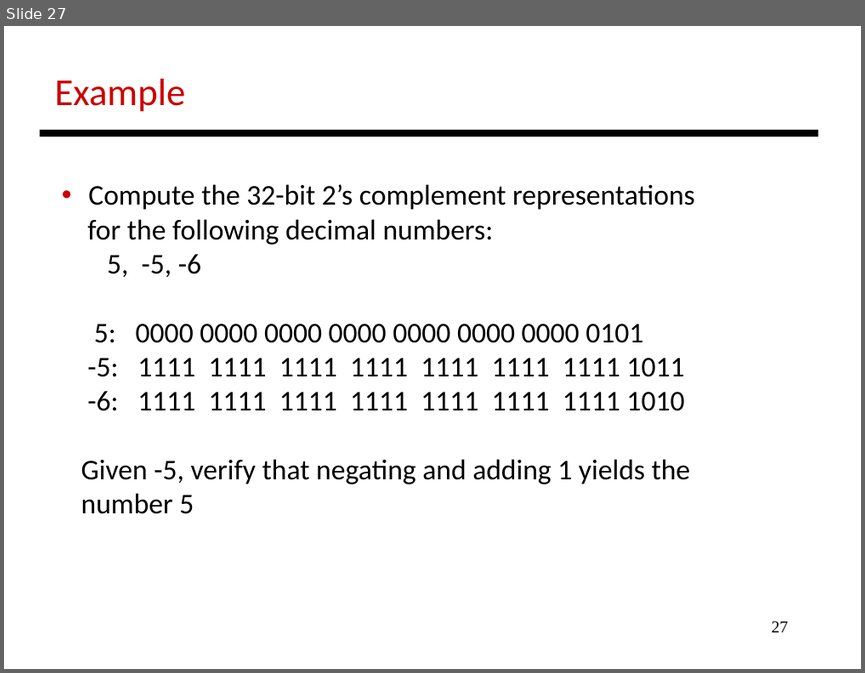
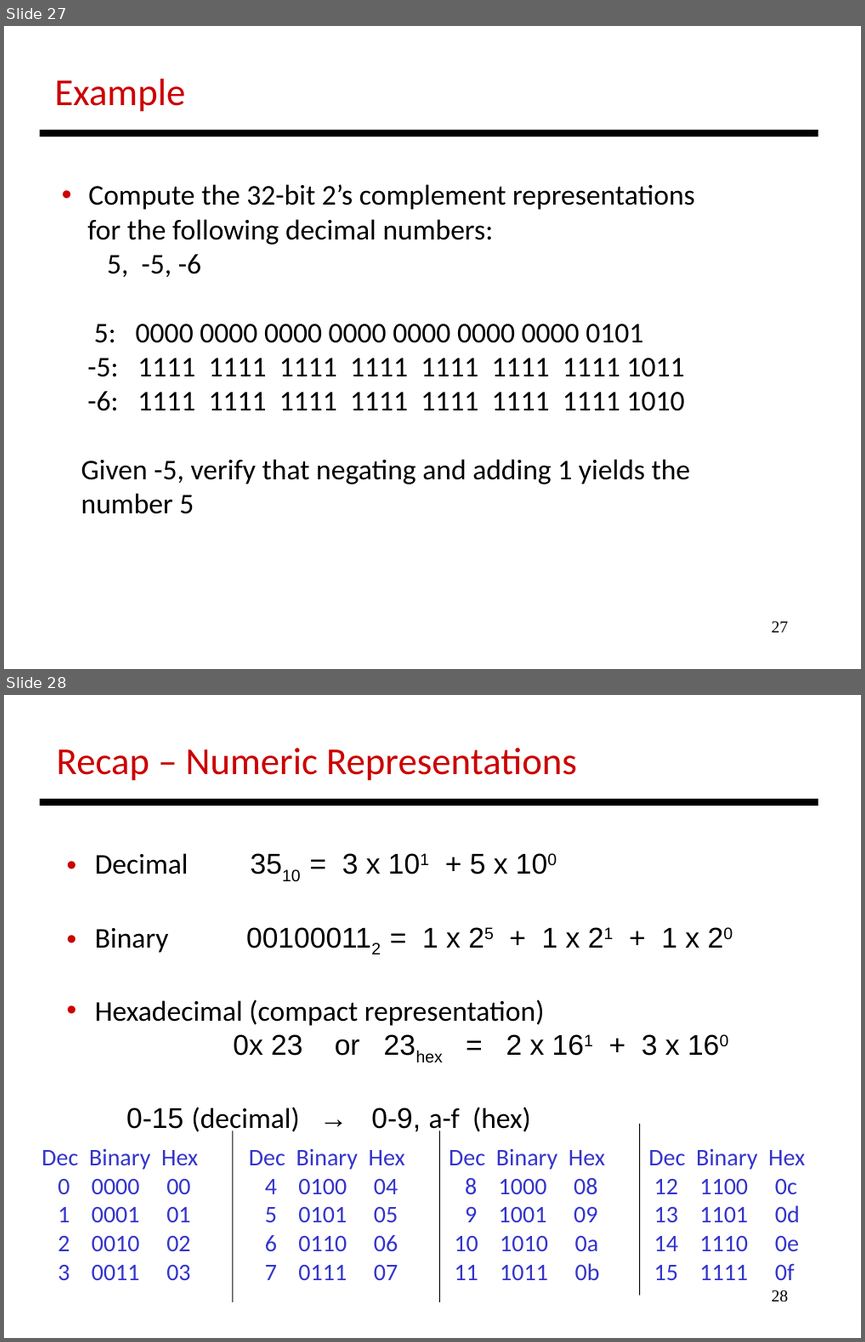
Before and after one commit to antonburtsev/cs3810, a slide deck: lectures/lecture04-mips/lecture-04-mips.odp. Shown one above the other, each under a label of ours: slide 27 before the commit, slides 27 and 28 after it. The pictures are 865x673 and 865x1342 pixels, drawn with LibreOffice and Linux fonts; fonts in the diff are those of the drawing. Boxes give left, top, right and bottom in pixels: in the first picture for what was removed or moved away, otherwise in the second. Text is boxed around its words. In the diff, an @@ line names an element or a change of style, - is before the commit and + after.

```diff
--- a/lectures/lecture04-mips/lecture-04-mips.odp
+++ b/lectures/lecture04-mips/lecture-04-mips.odp
@@ slide 28 added at box(4, 695, 861, 1338), background #FFFFFF @@
@@ text added at box(57, 748, 577, 781), 32 pt, text #CC0000 @@
+Recap – Numeric Representations
@@ line added from (40, 802) to (818, 802), #000000 6.01 pt @@
@@ text added at box(95, 853, 699, 1135), 24 pt, text #000000 @@
+• Decimal 3510 = 3 x 101 + 5 x 100
+• Binary 001000112 = 1 x 25 + 1 x 21 + 1 x 20
+• Hexadecimal (compact representation)
+0x 23 or 23hex = 2 x 161 + 3 x 160
+0-15 (decimal) → 0-9, a-f (hex)
@@ line added from (640, 1123) to (640, 1295), #000000 0.74 pt @@
@@ text added at box(41, 1148, 198, 1280), 20 pt, text #3333CC @@
+Dec Binary Hex
+0 0000 00
+1 0001 01
+2 0010 02
+3 0011 03
@@ line added from (233, 1130) to (233, 1302), #000000 0.74 pt @@
@@ text added at box(249, 1149, 405, 1280), 20 pt, text #3333CC @@
+Dec Binary Hex
+4 0100 04
+5 0101 05
+6 0110 06
+7 0111 07
@@ line added from (439, 1130) to (439, 1302), #000000 0.74 pt @@
@@ text added at box(449, 1149, 605, 1280), 20 pt, text #3333CC @@
+Dec Binary Hex
+8 1000 08
+9 1001 09
+10 1010 0a
+11 1011 0b
@@ text added at box(648, 1148, 805, 1280), 20 pt, text #3333CC @@
+Dec Binary Hex
+12 1100 0c
+13 1101 0d
+14 1110 0e
+15 1111 0f
@@ page number added at box(772, 1290, 789, 1302), 14 pt, text #000000 @@
+28
```
Also in this commit, not shown: 1 slide changed, 23 other slides added, 5 slides removed, 3 other files.
